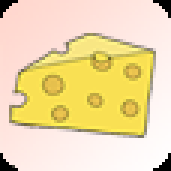
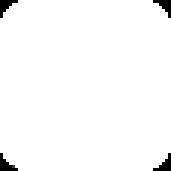
Layers edited between the first and the second (171, 171) image:
moved "Layer 0" above "Layer 4", painted on it over [0, 0, 171, 171]
renamed "Layer 1" to "Layer 4", hid it, painted on it over [0, 0, 171, 171]
removed layer "Layer 2" over [0, 0, 171, 171]
